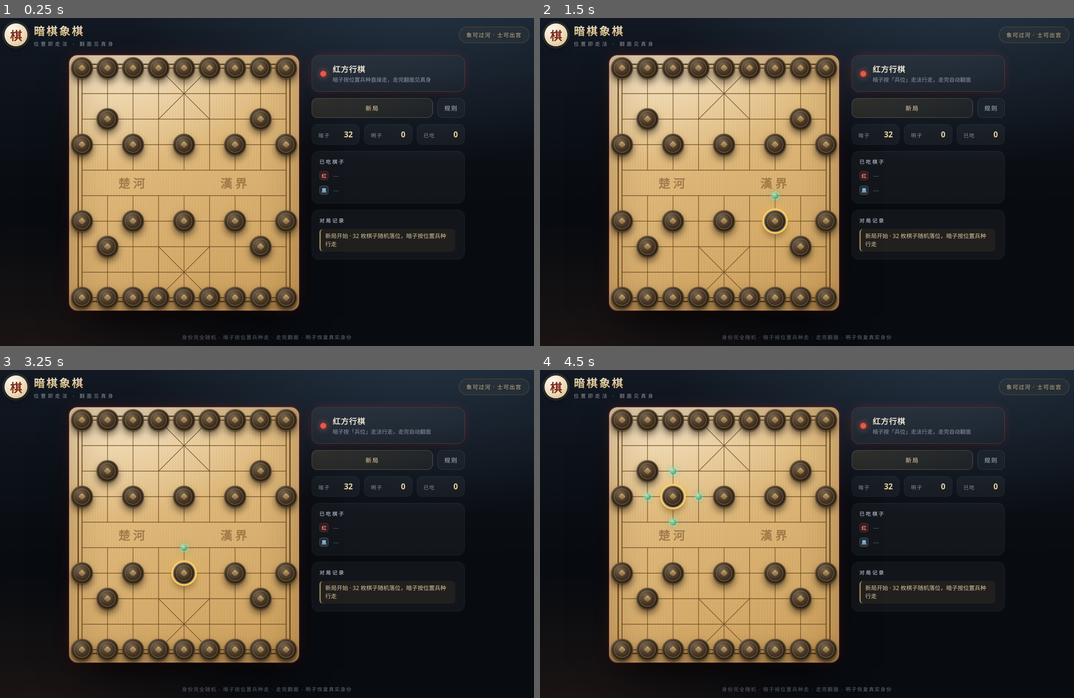
Above: before the commit, frames 1-4 (two rows, left to right).
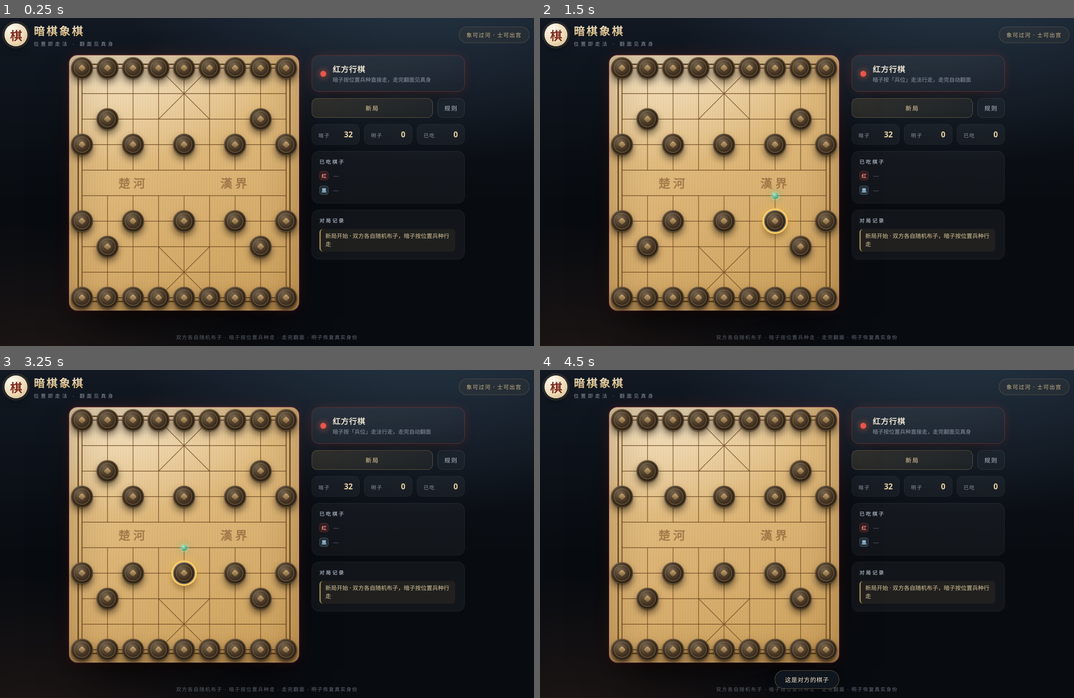
Above: after the commit, the same moments.

Repository: 2727345589/Dark-Chess
Game: browser game, page index.html
Same seed, same stepped clock (60 frames per second), same inputs: the game is played once before the commit and once after it.
Inputs (mouse positions are in pixels of both pictures, inside the frame that each line leads up to):
- Up to frame 1 (0.25 s): no input
- Up to frame 2 (1.5 s): click (780, 214) at 1.27 s
- Up to frame 3 (3.25 s): click (181, 501) at 1.87 s; click (229, 576) at 2.02 s; click (138, 491) at 2.47 s; tap R at 2.52 s; click (186, 576) at 3.07 s
- Up to frame 4 (4.5 s): click (796, 474) at 3.67 s; click (668, 501) at 4.27 s

The runs differ from the first frame. In frame 1, 0.4% of the frame differs, in the area x 33-85%, y 65-99%; in frame 2, 0.4%; in frame 3, 0.4%; in frame 4, 0.9%, in the area x 19-85%, y 18-99%.

Commit message:
feat: 只能走己方棋子；双方各自在己方阵地随机布子

Diff:
--- a/engine.js
+++ b/engine.js
@@ -1,18 +1,18 @@
 /* =========================================================
  *  暗棋象棋 · 规则引擎（纯逻辑，无 DOM 依赖）
  *  ---------------------------------------------------------
- *  规则 v3：
- *  1. 32 枚棋子（红黑 + 兵种）完全随机落在标准棋盘的 32 个点位上，
- *     全部背面朝上。
+ *  规则 v4：
+ *  1. 双方棋子各自随机布在己方阵地：红方在下半场、黑方在上半场，
+ *     每方 16 枚棋子的兵种随机打乱，全部背面朝上。
+ *     因此「归谁」一眼可知（己方阵地就是己方棋子）。
  *  2. 每个点位有一个固定的「位置兵种」= 标准布局中该位置的兵种。
- *     暗子按所在点位的兵种走法行走（方向按行棋方），可以吃明子，
- *     也可以吃暗子。
- *  3. 暗子走完（并结算吃子）后自动翻面，露出真实身份与归属；
- *     翻面后「恢复」它自己的兵种与归属，之后按真实身份行动
+ *     暗子按所在点位的兵种走法行走（方向按行棋方），可以吃对方的
+ *     明子，也可以吃对方的暗子；不能吃自己的棋子。
+ *  3. 暗子走完（并结算吃子）后自动翻面，露出真实兵种；
+ *     之后「恢复」它自己的兵种，按真实身份行动
  *     —— 可能和刚才的走法完全不同。
- *  4. 翻面后若是对方棋子：它留在落点，归对方所有。
- *  5. 取消地域限制（象可过河、士可出宫、将可出宫）。
- *  6. 不设将军：吃掉对方将帅即胜；不能吃己方棋子（暗子翻开是己方则行动取消）。
+ *  4. 取消地域限制（象可过河、士可出宫、将可出宫）。
+ *  5. 不设将军：吃掉对方将帅即胜。
  * ========================================================= */
 (function (root, factory) {
   const api = factory();
@@ -85,25 +85,25 @@
       this.pieces = [];
       this.captured = [];
 
-      /* 身份完全打乱后随机落到 32 个标准点位 */
-      const idents = STANDARD.map(([side, type]) => ({ side, type }));
-      shuffle(idents);
-
-      idents.forEach((d, i) => {
-        const x = STANDARD[i][2];
-        const y = STANDARD[i][3];
-        const p = {
-          id: i + 1,
-          side: d.side,
-          type: d.type,
-          x,
-          y,
-          revealed: false,
-          alive: true
-        };
-        this.pieces.push(p);
-        this.grid[y][x] = p;
-      });
+      /* 红黑各自在己方阵地内随机打乱兵种 */
+      for (const side of [BLACK, RED]) {
+        const squares = STANDARD.filter(s => s[0] === side);
+        const types = shuffle(squares.map(s => s[1]));
+
+        squares.forEach(([, , x, y], i) => {
+          const p = {
+            id: this.pieces.length + 1,
+            side,
+            type: types[i],
+            x,
+            y,
+            revealed: false,
+            alive: true
+          };
+          this.pieces.push(p);
+          this.grid[y][x] = p;
+        });
+      }
 
       this.turn = RED;
       this.over = false;
@@ -139,15 +139,15 @@
     }
 
     /* ---------------- 走法 ----------------
-     * 暗子：位置兵种 + 行棋方方向（且吃子判定按行棋方）
-     * 明子：真实兵种 + 自身归属 */
+     * 暗子：位置兵种 + 行棋方方向；明子：真实兵种。
+     * 只能走自己的棋子，只能吃对方的棋子。 */
     pseudoMoves(p, asSide) {
       const revealed = p.revealed;
       const side = revealed ? p.side : (asSide || p.side);
       const type = revealed ? p.type : TEMPLATE[p.y][p.x];
 
       const out = [];
-      const canCapture = q => !q.revealed || q.side !== side;
+      const canCapture = q => q.side !== side;   // 不能吃自己的棋子（明暗都不行）
 
       const add = (x, y) => {
         if (!inB(x, y)) return;
@@ -268,9 +268,7 @@
     movesFor(p, side) {
       if (!p || !p.alive) return [];
       const s = side || this.turn;
-      if (p.revealed) {
-        return p.side === s ? this.pseudoMoves(p, s) : [];
-      }
+      if (p.side !== s) return [];               // 只能走自己的棋
       return this.pseudoMoves(p, s);
     }
 
@@ -294,8 +292,7 @@
     hasAnyAction(side) {
       if (this.over) return false;
       for (const p of this.pieces) {
-        if (!p.alive) continue;
-        if (p.revealed && p.side !== side) continue;
+        if (!p.alive || p.side !== side) continue;
         if (this.pseudoMoves(p, side).length > 0) return true;
       }
       return false;
@@ -329,15 +326,6 @@
       const mover = this.turn;
       const moves = this.movesFor(p, mover);
       if (!moves.some(m => m[0] === x && m[1] === y)) return null;
-
-      /* 目标是与己方同阵营的暗子：不能吃，翻开它，行动取消 */
-      const target = this.grid[y][x];
-      if (target && !target.revealed && target.side === mover) {
-        target.revealed = true;
-        this.lastEvent = { type: 'own', piece: p, target };
-        this.endTurn();
-        return this.lastEvent;
-      }
 
       const wasHidden = !p.revealed;
       const templateType = wasHidden ? TEMPLATE[p.y][p.x] : null;
--- a/index.html
+++ b/index.html
@@ -79,7 +79,7 @@
       </aside>
     </main>
 
-    <footer class="footer">身份完全随机 · 暗子按位置兵种走 · 走完翻面 · 明子恢复真实身份</footer>
+    <footer class="footer">双方各自随机布子 · 暗子按位置兵种走 · 走完翻面 · 明子恢复真实身份</footer>
   </div>
 
   <div id="rules" class="modal hidden">
@@ -90,20 +90,18 @@
       </div>
       <div class="modal-body">
         <h3>开局</h3>
-        <p>32 枚棋子（红黑 + 兵种）<b>完全随机</b>落在棋盘的 32 个标准点位上，全部背面朝上。</p>
+        <p>红黑双方各自在<b>己方阵地</b>内随机布子（红方在下、黑方在上），兵种随机打乱，全部背面朝上。</p>
         <ul>
+          <li>因此「归谁」一目了然：己方阵地上的暗子就是己方棋子。</li>
           <li>每个点位有一个固定的<b>位置兵种</b>（标准棋局里该位置的棋子）。</li>
-          <li>暗子就按这个<b>位置兵种</b>的走法行走，方向按你这一方。</li>
         </ul>
 
         <h3>暗子怎么走（重点）</h3>
         <ul>
-          <li>暗子先<b>行走（或吃子）</b>，走完<b>自动翻面</b>，露出它的真实身份与归属。</li>
+          <li><b>只能走自己的棋子，只能吃对方的棋子</b>（明子、暗子都可以吃）。</li>
+          <li>暗子先按它所在点位的<b>位置兵种</b>走法行走（方向按你这一方），走完<b>自动翻面</b>，露出真实兵种。</li>
           <li>翻面后<b>恢复它自己的真实兵种</b>，之后按真实身份行动——可能和刚才的走法完全不同（例如刚才像車一样走，翻开却是兵）。</li>
-          <li>翻面后若是<b class="t-blue">对方</b>棋子：它留在落点，归对方所有。</li>
-          <li>暗子可以吃子：能吃对方明子，也能吃暗子。被吃的暗子会翻开——可能是对方的，也可能是<b>你自己的</b>。</li>
-          <li>若目标暗子翻开是<b class="t-red">己方</b>：不能吃自己人，该次行动取消、回合结束。</li>
-          <li>所以走暗子是一场赌博：你可能在替对方走棋。</li>
+          <li>所以暗子的乐趣在于「位置走法 + 真实身份」的错位：走之前你按位置估它，翻开才知道它到底是谁。</li>
         </ul>
 
         <h3>明子走法</h3>
@@ -126,7 +124,7 @@
         </ul>
 
         <h3>小提示</h3>
-        <p>暗子会挡路，也能当炮架。记住已经翻开的棋子和双方阵容总量，翻得越多，越能猜出剩下的暗子是谁的——但每次翻面也都可能是在替对方走棋。</p>
+        <p>双方阵容固定：每方 2 車、2 馬、2 相/象、2 仕/士、1 帥/將、2 炮、5 兵/卒。翻开的己方棋子越多，越能推断剩下的暗子是什么。</p>
       </div>
       <button id="btnOkRules" class="btn primary wide">明白了</button>
     </div>
--- a/ui.js
+++ b/ui.js
@@ -341,21 +341,6 @@
     const ev = game.attempt(p, x, y);
     if (!ev) return;
 
-    if (ev.type === 'own') {
-      lastMovedId = null;
-      busy = true;
-      const tgt = ev.target;
-      addLog(
-        SIDE_NAME[mover] + '欲吃暗子，翻开是己方' +
-        NAMES[tgt.side][tgt.type] + ' —— 不能吃自己人，行动取消',
-        'warn'
-      );
-      toast('是己方暗子，不能吃');
-      finishTurn();
-      if (!game.over) turnHint.textContent = '翻开是己方暗子，行动取消';
-      return;
-    }
-
     lastMovedId = p.id;
     busy = true;
 
@@ -366,16 +351,8 @@
       }
       if (ev.captured) {
         text += '，吃' + SIDE_NAME[ev.captured.side] + NAMES[ev.captured.side][ev.captured.type];
-        if (ev.captured.side === mover) text += '（竟是自己人！）';
       }
       addLog(text, mover);
-
-      if (ev.wasHidden && p.side !== mover) {
-        toast('翻面：对方' + NAMES[p.side][p.type] + '，棋子归对方');
-      } else if (ev.captured && ev.captured.side === mover) {
-        toast('竟吃掉了自己人！');
-      }
-
       finishTurn();
     };
 
@@ -413,24 +390,15 @@
         clearSelection();
         return;
       }
-      if (p && !p.revealed) {
+      if (p && p.side === game.turn) {
         selectPiece(p);
         return;
       }
-      if (p && p.revealed && p.side === game.turn) {
-        selectPiece(p);
-        return;
-      }
       clearSelection();
       return;
     }
 
     if (!p) return;
-
-    if (!p.revealed) {
-      selectPiece(p);
-      return;
-    }
 
     if (p.side === game.turn) {
       selectPiece(p);
@@ -467,7 +435,7 @@
     syncPieces();
     updateCaptured();
     updateStatus();
-    addLog('新局开始 · 32 枚棋子随机落位，暗子按位置兵种行走', 'sys');
+    addLog('新局开始 · 双方各自随机布子，暗子按位置兵种行走', 'sys');
   }
 
   function requestNewGame() {
